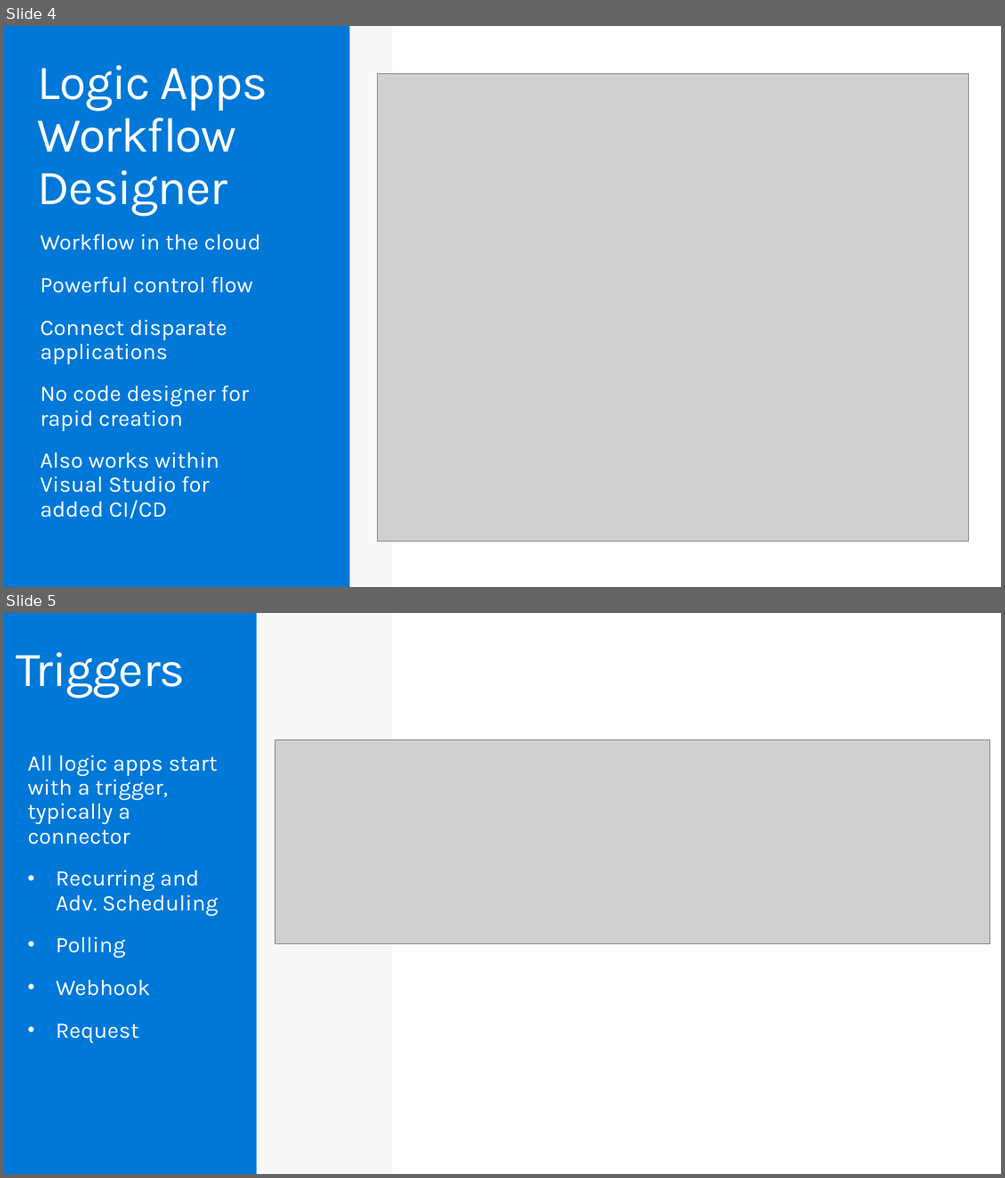
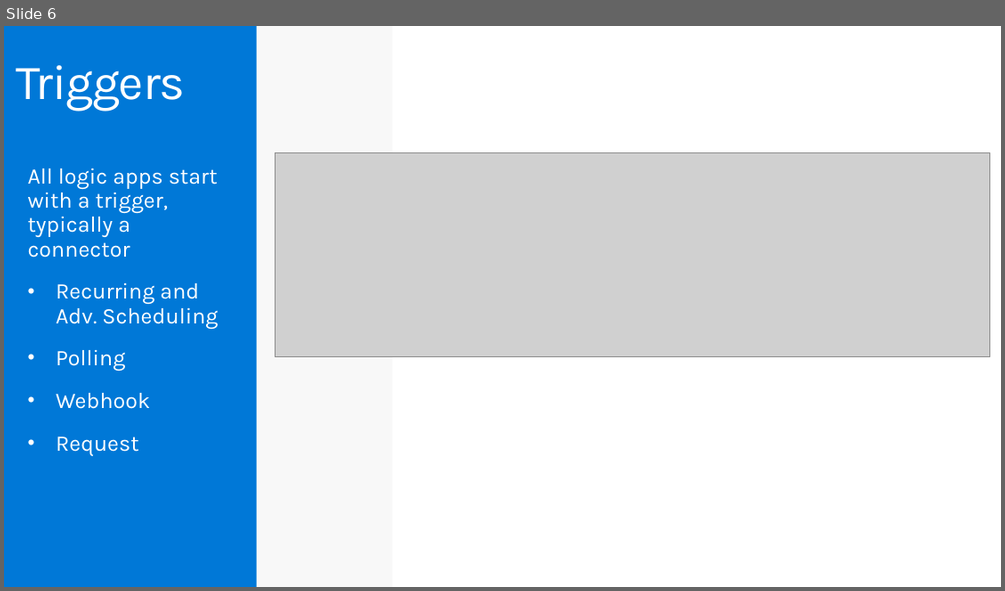
Before and after one commit to codingwithsasquatch/serverless_ninjas_workshop, a slide deck: 5-Logic_App_Overview/Serverless_Workshop-Logic_Apps_Overview.pptx. Shown one above the other, each under a label of ours: slides 4 and 5 before the commit, slide 6 after it. The pictures are 1005x1178 and 1005x591 pixels, drawn with LibreOffice and Linux fonts; fonts in the diff are those of the drawing; grey boxes stand for pictures. Boxes give left, top, right and bottom in pixels: in the first picture for what was removed or moved away, otherwise in the second. Text is boxed around its words. In the diff, an @@ line names an element or a change of style, - is before the commit and + after.

```diff
--- a/5-Logic_App_Overview/Serverless_Workshop-Logic_Apps_Overview.pptx
+++ b/5-Logic_App_Overview/Serverless_Workshop-Logic_Apps_Overview.pptx
@@ slide 4 removed at box(4, 26, 1001, 587), background #F8F8F8; not listed: 1 template element that a slide beside it also shows @@
@@ rectangle removed at box(4, 26, 349, 587) @@
@@ text removed at box(38, 65, 267, 216) @@
-Logic Apps
-Workflow Designer
@@ picture removed at box(377, 73, 969, 541) @@
@@ text removed at box(40, 233, 261, 518) @@
-  Workflow in the cloud
-  Powerful control flow
-  Connect disparate applications
-  No code designer for
-  rapid creation
-  Also works within Visual Studio for added CI/CD
@@ what was slide 5 is now slide 6 @@
```
Also in this commit, not shown: 8 slides changed, 13 slides added, 5 other slides removed, 2 other files.
